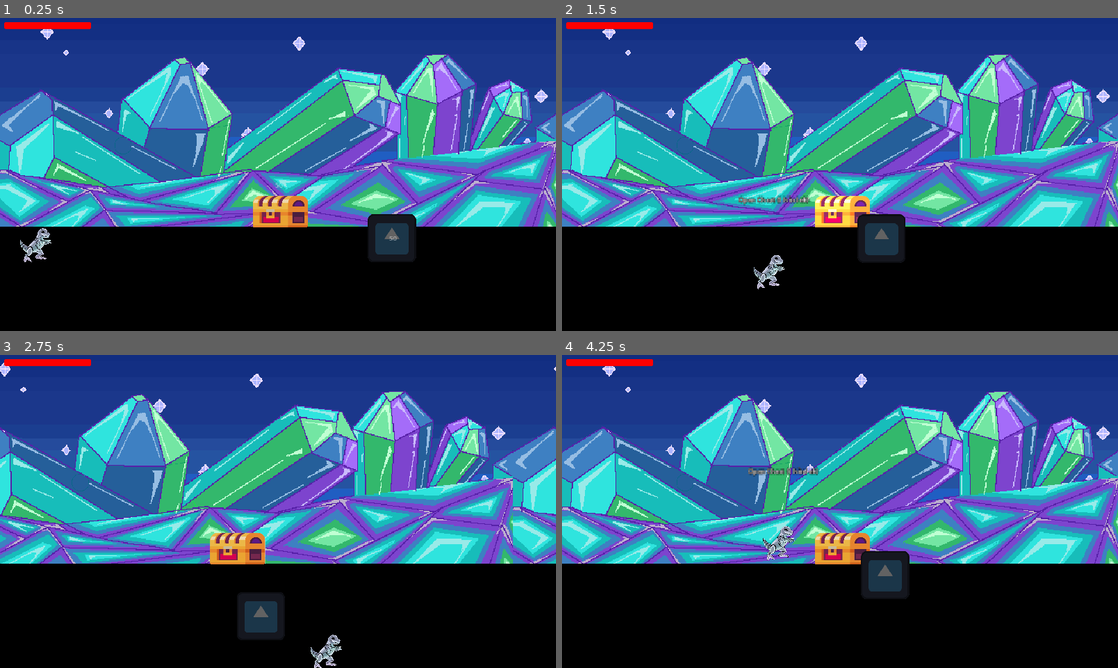
Above: before the commit, frames 1-4 (two rows, left to right).
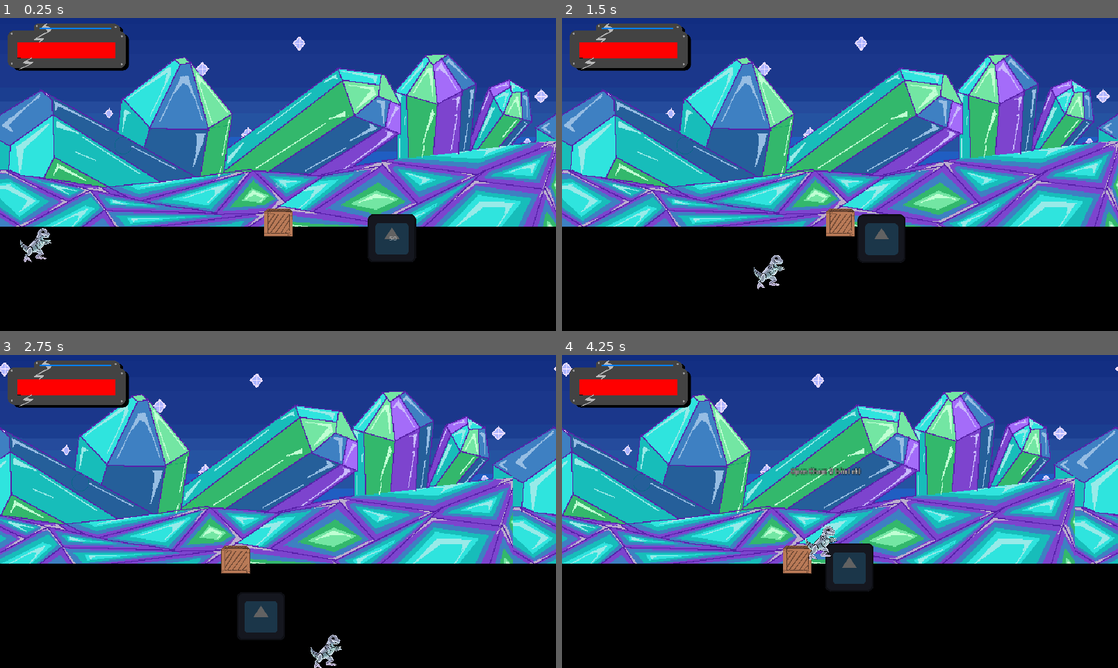
Above: after the commit, the same moments.

Repository: RandomlyZay/2025-game-jam
Game: Godot game, scene res://stages/level1/level1.tscn
Same seed, same stepped clock (60 frames per second), same inputs: the game is played once before the commit and once after it. This scene is started directly instead of the project's main scene. The engine's default icon, where the game draws it, is replaced by a stand-in: a white triangle on a blue panel in a dark square.
Inputs (mouse positions are in pixels of both pictures, inside the frame that each line leads up to):
- Up to frame 1 (0.25 s): no input
- Up to frame 2 (1.5 s): tap Enter (ui_accept) at 0.5 s; move the mouse to (940, 237) at 0.52 s; hold D (move_right) 0.53-1.28 s; tap F (dash) at 0.6 s; click (940, 237) at 0.67 s; tap Space (jump) at 0.77 s; move the mouse to (895, 237) at 1.27 s; hold S (move_down) from 1.28 s (still down); tap E (interact) at 1.35 s; click (895, 237) at 1.42 s
- Up to frame 3 (2.75 s): tap Space (jump) at 1.52 s; move the mouse to (333, 442) at 2.02 s; release S (move_down) at 2.03 s; hold D (move_right) from 2.03 s (still down); tap F (dash) at 2.1 s
- Up to frame 4 (4.25 s): move the mouse to (812, 574) at 2.77 s; release D (move_right) at 2.78 s; hold W (move_up) 2.78-3.53 s; tap E (interact) at 2.85 s; click (812, 574) at 2.92 s; tap Space (jump) at 3.02, 3.77 s; move the mouse to (1006, 558) at 3.52 s; hold A (move_left) from 3.53 s (still down); tap F (dash) at 3.6 s

The runs differ from the first frame. In frame 1, 4.4% of the frame differs, in the area x 0-56%, y 1-70%; in frame 2, 4.6%; in frame 3, 4.4%; in frame 4, 47%, in the area x 0-100%, y 1-78%.

Commit message:
Added UI texture and updated crate

Diff:
--- a/global/ui_manager.gd
+++ b/global/ui_manager.gd
@@ -2,6 +2,7 @@
 class_name UIManager
 
 var health_bar: ProgressBar
+var special_bar: ProgressBar
 var dialogue_box: CanvasLayer = null
 
 # Menus
@@ -11,9 +12,11 @@
 var game_over_menu_instance: Node = null
 
 func initialize_UI(hud_node: Node) -> void:
-	# Get references to health bars
-	health_bar = hud_node.get_node("PlayerHUD/Health")
-	health_bar.show() # Make sure health bar is visible
+	# Get references to bars
+	health_bar = hud_node.get_node("PlayerHUD/Sprite2D/Health")
+	special_bar = hud_node.get_node("PlayerHUD/Sprite2D/Special")
+	health_bar.show()
+	special_bar.show()
 
 	dialogue_box = hud_node.get_node("PlayerHUD/DialogueBox")
 	dialogue_box.hide()
@@ -22,6 +25,11 @@
 	if health_bar:
 		health_bar.max_value = max_health
 		health_bar.value = health
+
+func update_special(special: int, max_special: int = 50) -> void:
+	if special_bar:
+		special_bar.max_value = max_special
+		special_bar.value = special
 
 func start_dialogue(dialogue_data: Array):
 	if dialogue_box:
--- a/objects/chest.tscn
+++ b/objects/chest.tscn
@@ -1,20 +1,28 @@
 [gd_scene load_steps=7 format=3 uid="uid://kbnowphrd7y2"]
 
 [ext_resource type="Script" path="res://objects/chest.gd" id="1_2ells"]
-[ext_resource type="Texture2D" uid="uid://bbyja5yan8f6h" path="res://stolenchestpng.png" id="1_lpubl"]
+[ext_resource type="Texture2D" uid="uid://iw7tpegfjs60" path="res://graphics/objects/crate.png" id="2_6cb6c"]
 [ext_resource type="Script" path="res://objects/interactable.gd" id="3_qytdd"]
 [ext_resource type="PackedScene" uid="uid://b08lb42hrodkb" path="res://ui/hud/floating_numbers.tscn" id="4_n28py"]
 
+[sub_resource type="RectangleShape2D" id="RectangleShape2D_e8h4f"]
+size = Vector2(96, 96)
+
 [sub_resource type="RectangleShape2D" id="RectangleShape2D_38tjh"]
-size = Vector2(554, 321)
+size = Vector2(144, 144)
 
-[node name="chest" type="Node2D"]
+[node name="Crate" type="StaticBody2D"]
+collision_layer = 15
+collision_mask = 15
 script = ExtResource("1_2ells")
 
 [node name="Sprite2D" type="Sprite2D" parent="."]
-position = Vector2(3.00006, -27.9999)
 scale = Vector2(0.25, 0.228)
-texture = ExtResource("1_lpubl")
+texture = ExtResource("2_6cb6c")
+
+[node name="CollisionShape2D" type="CollisionShape2D" parent="."]
+position = Vector2(0, 8)
+shape = SubResource("RectangleShape2D_e8h4f")
 
 [node name="interactable" type="Area2D" parent="."]
 collision_layer = 2
@@ -24,7 +32,7 @@
 health = 2
 
 [node name="CollisionShape2D" type="CollisionShape2D" parent="interactable"]
-position = Vector2(4, -38)
+position = Vector2(0, 8)
 shape = SubResource("RectangleShape2D_38tjh")
 
 [node name="FloatingNumbers" parent="." instance=ExtResource("4_n28py")]
--- a/project.godot
+++ b/project.godot
@@ -10,7 +10,7 @@
 
 [application]
 
-config/name="2025 Game Jam"
+config/name="Dracomachanics"
 run/main_scene="res://ui/menus/main_menu/main_menu.tscn"
 config/features=PackedStringArray("4.3", "Forward Plus")
 config/icon="res://icon.svg"
--- a/stages/intro/intro.gd
+++ b/stages/intro/intro.gd
@@ -2,12 +2,12 @@
 
 @onready var ui_manager: UIManager
 @onready var dialogue = $HUD/PlayerHUD/DialogueBox
-@onready var health = $HUD/PlayerHUD/Health
+@onready var healthbar = $HUD/PlayerHUD/Sprite2D
 
 # Called when the node enters the scene tree for the first time.
 func _ready() -> void:
 	setup_ui_manager()
-	health.hide()
+	healthbar.hide()
 	Audio.play_music("intro")
 
 	dialogue.dialogue_finished.connect(_on_dialogue_finished)
--- a/stages/level1/level1.gd
+++ b/stages/level1/level1.gd
@@ -12,7 +12,6 @@
 func _ready() -> void:
 	setup_ui_manager()
 	connect_player_signals()
-	$HUD/PlayerHUD/Health.show()
 	Audio.stop_music()
 	#dialogue.load_and_start_dialogue("test", "test")  # Uncomment to run dialogue
 
--- a/stages/level1/level1.tscn
+++ b/stages/level1/level1.tscn
@@ -75,7 +75,7 @@
 build_mode = 1
 polygon = PackedVector2Array(0, 1440, 100000, 1440)
 
-[node name="chest" parent="." instance=ExtResource("4_6ms3x")]
+[node name="Crate" parent="." instance=ExtResource("4_6ms3x")]
 position = Vector2(960, 1056)
 
 [node name="MeleeEnemy" parent="." instance=ExtResource("5_tn7t2")]
--- a/ui/hud/hud.gd
+++ b/ui/hud/hud.gd
@@ -1,7 +1,12 @@
 extends CanvasLayer
 
-@onready var health_bar: ProgressBar = $PlayerHUD/Health
+@onready var health_bar: ProgressBar = $PlayerHUD/Sprite2D/Health
+@onready var special_bar: ProgressBar = $PlayerHUD/Sprite2D/Special
 
 func update_human_health(health: float, max_health: float = 50.0) -> void:
 	health_bar.max_value = max_health
 	health_bar.value = health
+
+func update_special(special: float, max_special: float = 50.0) -> void:
+	special_bar.max_value = max_special
+	special_bar.value = special
--- a/ui/hud/hud.tscn
+++ b/ui/hud/hud.tscn
@@ -1,13 +1,13 @@
-[gd_scene load_steps=3 format=3 uid="uid://dq8qo4qvlvhwj"]
+[gd_scene load_steps=5 format=3 uid="uid://dq8qo4qvlvhwj"]
 
 [ext_resource type="PackedScene" uid="uid://dn3bfbk078hey" path="res://ui/hud/dialogue/dialoguebox.tscn" id="1_okv1v"]
+[ext_resource type="Texture2D" uid="uid://by38m81x53uxi" path="res://graphics/ui/bar.png" id="2_gm24v"]
 
 [sub_resource type="StyleBoxFlat" id="StyleBoxFlat_Health"]
 bg_color = Color(1, 0, 0, 1)
-corner_radius_top_left = 6
-corner_radius_top_right = 6
-corner_radius_bottom_right = 6
-corner_radius_bottom_left = 6
+
+[sub_resource type="StyleBoxFlat" id="StyleBoxFlat_Special"]
+bg_color = Color(0, 0.5, 1, 1)
 
 [node name="HUD" type="CanvasLayer" groups=["hud"]]
 layer = 2
@@ -15,20 +15,43 @@
 transform = Transform2D(0.75, 0, 0, 0.75, 0, 0)
 
 [node name="PlayerHUD" type="VBoxContainer" parent="."]
-offset_left = 20.0
-offset_top = 20.0
-offset_right = 420.0
-offset_bottom = 180.0
+offset_left = 10.6667
+offset_top = 10.6667
+offset_right = 410.667
+offset_bottom = 170.667
 theme_override_constants/separation = 15
 
 [node name="DialogueBox" parent="PlayerHUD" instance=ExtResource("1_okv1v")]
 visible = false
 
-[node name="Health" type="ProgressBar" parent="PlayerHUD"]
-visible = false
+[node name="Sprite2D" type="Sprite2D" parent="PlayerHUD"]
+position = Vector2(-10, -75)
+scale = Vector2(0.4, 0.4)
+texture = ExtResource("2_gm24v")
+centered = false
+
+[node name="Health" type="ProgressBar" parent="PlayerHUD/Sprite2D"]
+show_behind_parent = true
 custom_minimum_size = Vector2(400, 30)
-layout_mode = 2
+offset_left = 185.0
+offset_top = 428.0
+offset_right = 1358.0
+offset_bottom = 535.0
+scale = Vector2(1, 2)
 theme_override_styles/fill = SubResource("StyleBoxFlat_Health")
 max_value = 50.0
 value = 50.0
 show_percentage = false
+
+[node name="Special" type="ProgressBar" parent="PlayerHUD/Sprite2D"]
+show_behind_parent = true
+custom_minimum_size = Vector2(400, 30)
+offset_left = 452.0
+offset_top = 241.0
+offset_right = 1305.0
+offset_bottom = 274.0
+scale = Vector2(1, 2)
+theme_override_styles/fill = SubResource("StyleBoxFlat_Special")
+max_value = 50.0
+value = 50.0
+show_percentage = false
Binary file added: graphics/characters/player/Power+Element.png
Not shown, added: graphics/characters/player/Power+Element.png.import
Binary file added: graphics/characters/player/Speed+Element.png
Not shown, added: graphics/characters/player/Speed+Element.png.import
Binary file added: graphics/characters/player/Weight+Element.png
Not shown, added: graphics/characters/player/Weight+Element.png.import
Binary file added: graphics/objects/crate.png
Not shown, added: graphics/objects/crate.png.import
Binary file added: graphics/objects/damage.png
Not shown, added: graphics/objects/damage.png.import
Binary file added: graphics/objects/health.png
Not shown, added: graphics/objects/health.png.import
(and 2 more such lines)
